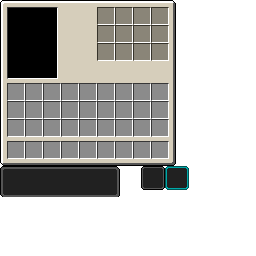
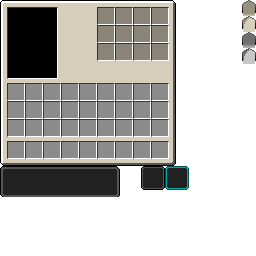
Layers edited between the first and the second w=256, h=256 image:
added layer "Tabs" above "inventory.png" over [242, 0, 256, 64]
